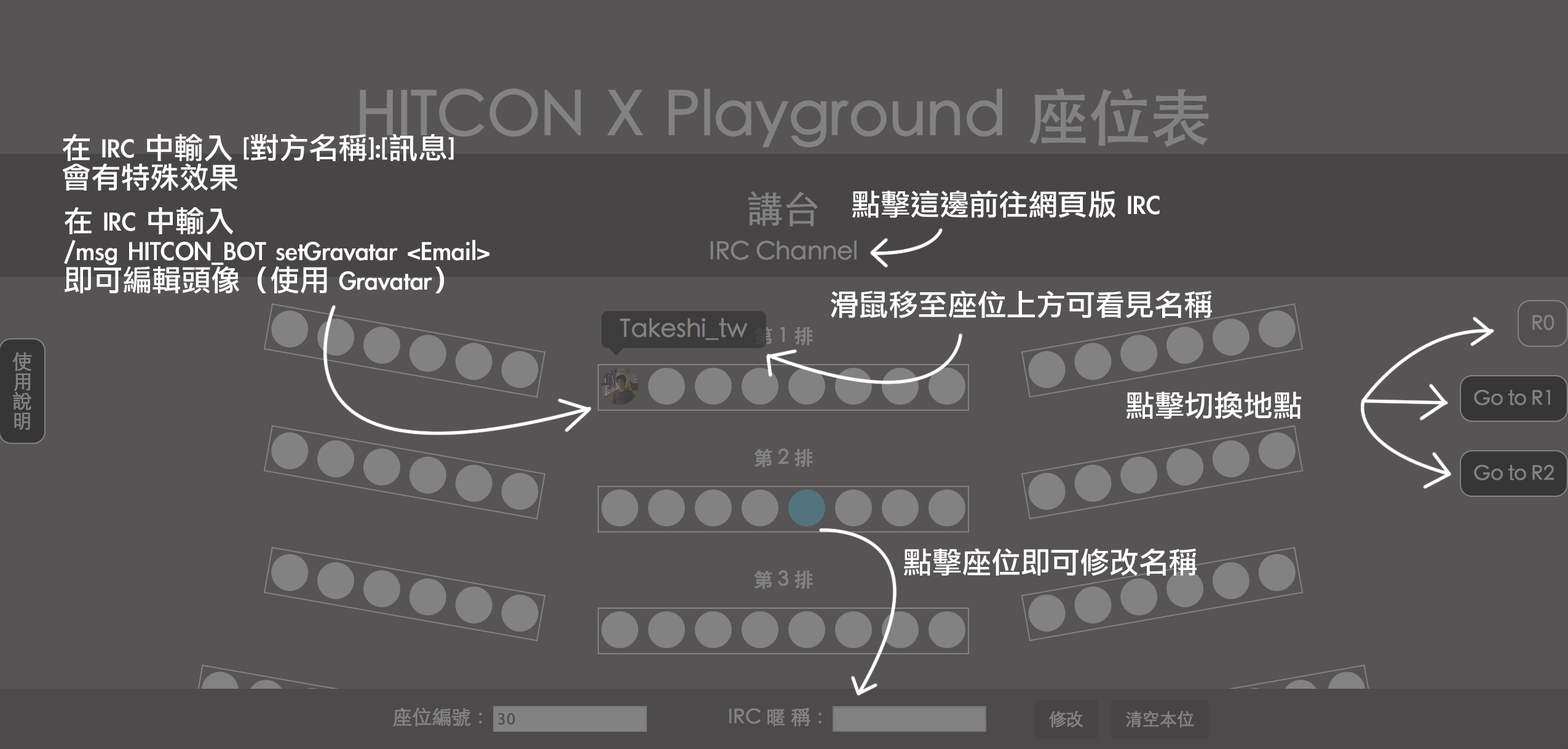
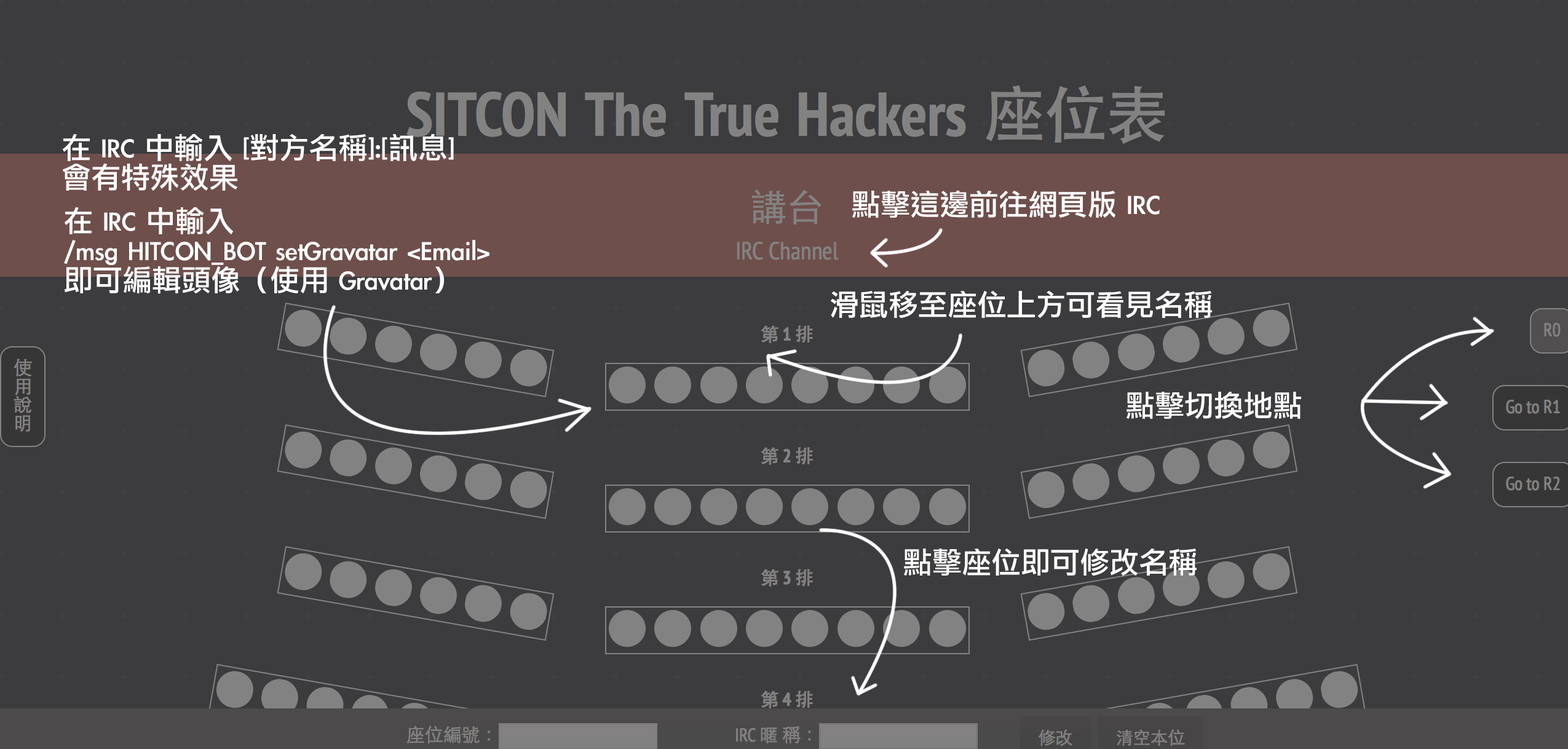
Comparing the layer stacks of the two 1568×749 images. Changes:
renamed "圖層 0" to "圖層 3", painted on it over [0, 0, 1568, 749]
